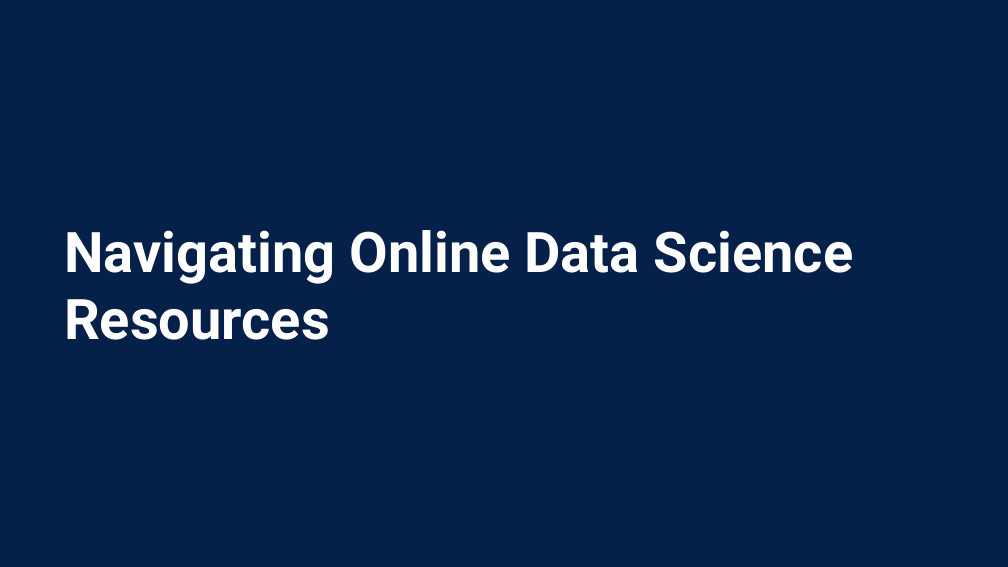
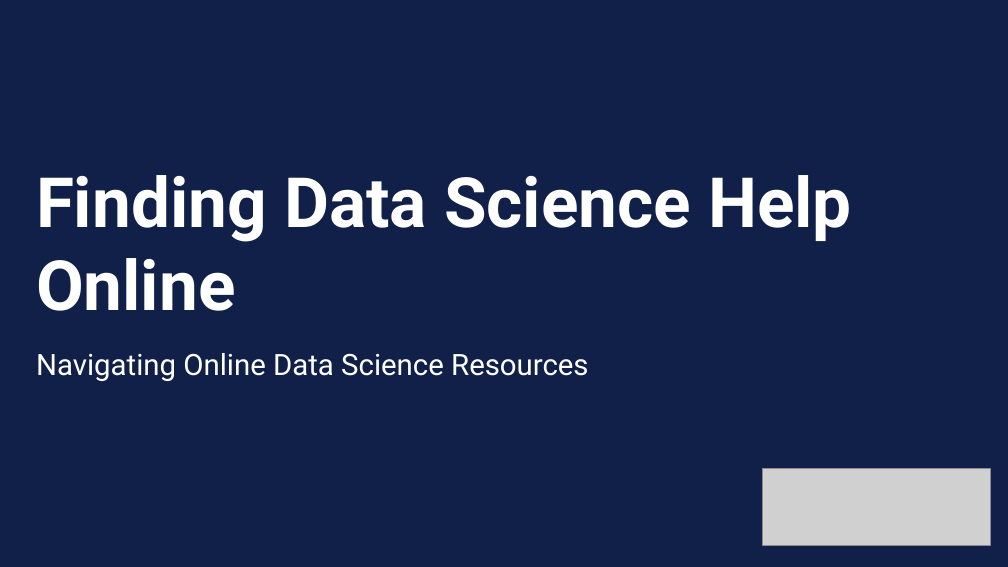
Before and after one commit to UCSF-DSI/ds_help, a slide deck: slide 1 of slides/powerpoint/01_basics.pptx. Drawn at 1008x567 pixels with LibreOffice and Linux fonts; fonts in the diff are those of the drawing; grey boxes stand for pictures. Boxes give left, top, right and bottom in pixels: in the first picture for what was removed or moved away, otherwise in the second. Text is boxed around its words. In the diff, an @@ line names an element or a change of style, - is before the commit and + after.

```diff
--- a/slides/powerpoint/01_basics.pptx
+++ b/slides/powerpoint/01_basics.pptx
@@ rectangle at <box>0,0,1008,567</box>: fill #052049 to #112048 @@
@@ text added at <box>36,175,852,311</box>, 66 pt, text #FFFFFF, bold @@
+Finding Data Science Help Online
@@ text "Navigating Online Data Science Resources": place and size @@
-text "Navigating Online Data Science Resources" at <box>64,230,853,340</box>
+text "Navigating Online Data Science Resources" at <box>36,353,589,381</box>
@@ text "Navigating Online Data Science Resources" at <box>36,353,589,381</box>: size 53.3 to 28 pt, bold off; vertical alignment middle to top @@
@@ picture added at <box>762,469,991,545</box> @@
```
Also in this commit, not shown: 1 other slide changed, 1 slide added.
